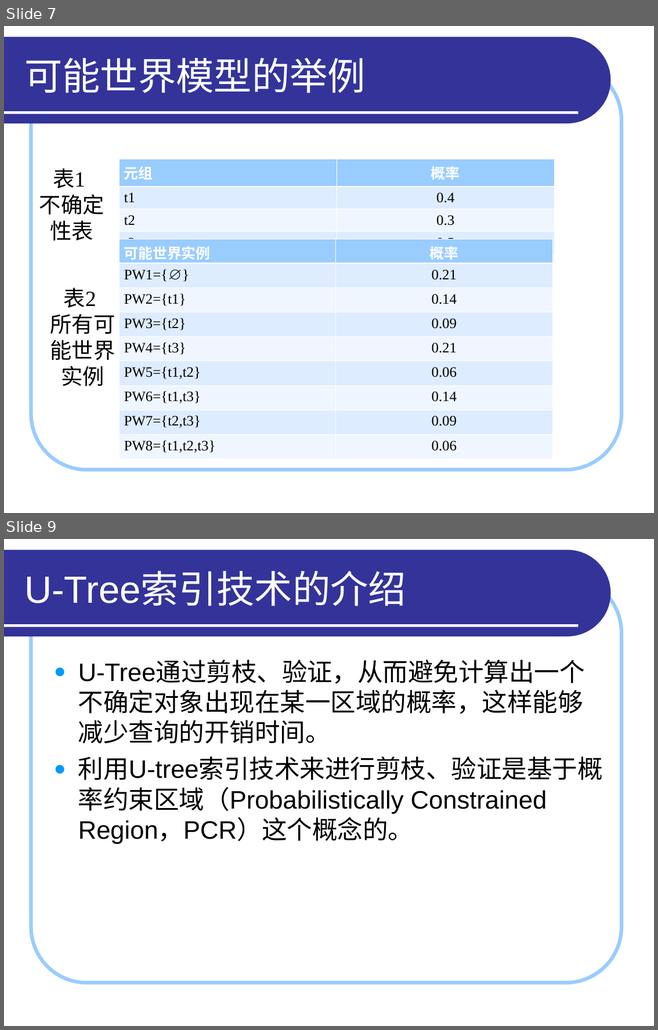
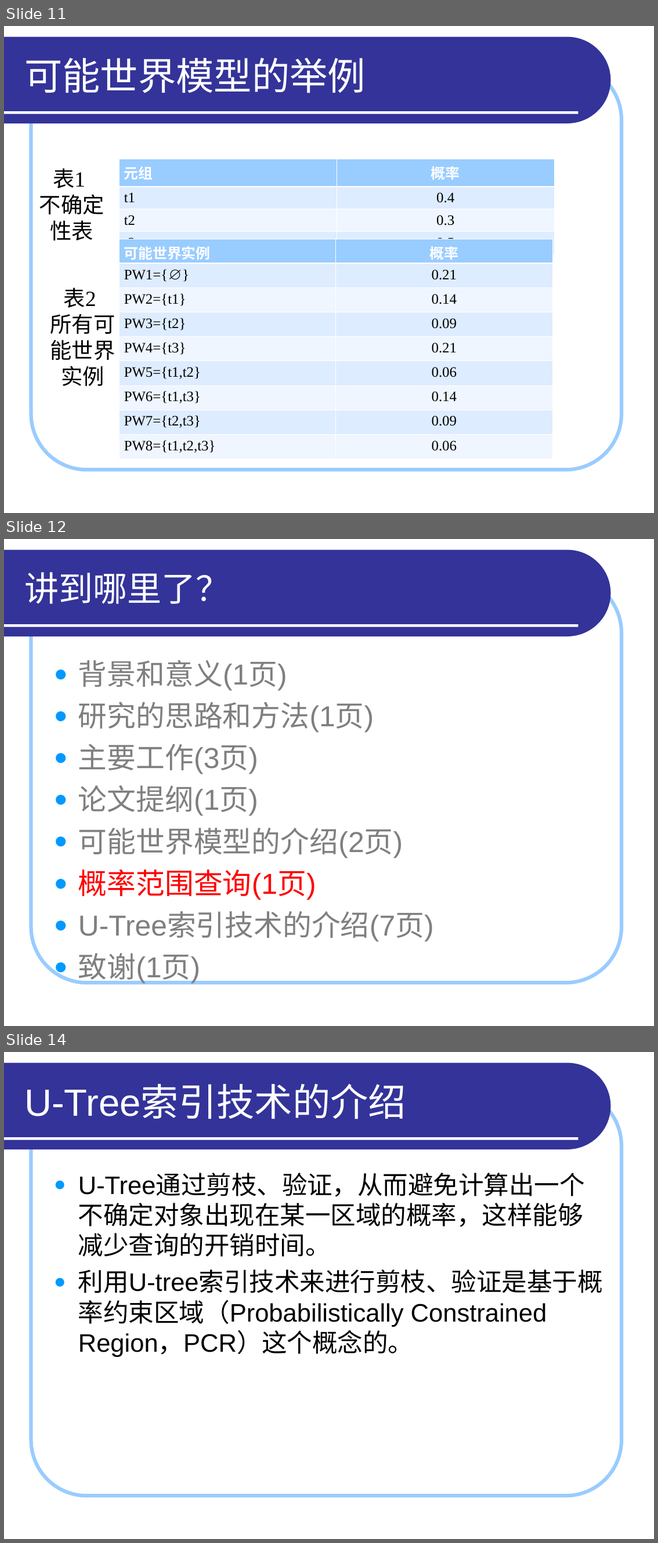
Before and after one commit to HiltonWei/wpstest, a slide deck: branches/区钺坚/读书报告/答辩演示_区钺坚.ppt. Shown one above the other, each under a label of ours: slides 7 and 9 before the commit, slides 11, 12 and 14 after it; the slides between them are not shown. The pictures are 658x1030 and 658x1543 pixels, drawn with LibreOffice and Linux fonts; fonts in the diff are those of the drawing. Boxes give left, top, right and bottom in pixels: in the first picture for what was removed or moved away, otherwise in the second. Text is boxed around its words. In the diff, an @@ line names an element or a change of style, - is before the commit and + after.

```diff
--- a/branches/区钺坚/读书报告/答辩演示_区钺坚.ppt
+++ b/branches/区钺坚/读书报告/答辩演示_区钺坚.ppt
@@ slide 12 added at box(4, 539, 654, 1026), background #FFFFFF; not listed: 3 template elements that a slide beside it also shows @@
@@ title added at box(24, 572, 230, 604), 38 pt, text #FFFFFF @@
+讲到哪里了？
@@ text added at box(78, 660, 434, 984), 32 pt, text #7F7F7F @@
+● 背景和意义(1页)
+● 研究的思路和方法(1页)
+● 主要工作(3页)
+● 论文提纲(1页)
+● 可能世界模型的介绍(2页)
+● 概率范围查询(1页)
+● U-Tree索引技术的介绍(7页)
+● 致谢(1页)
@@ what was slide 7 is now slide 11 @@
@@ what was slide 9 is now slide 14 @@
```
Also in this commit, not shown: 8 slides changed, 4 other slides added, 1 other file.
